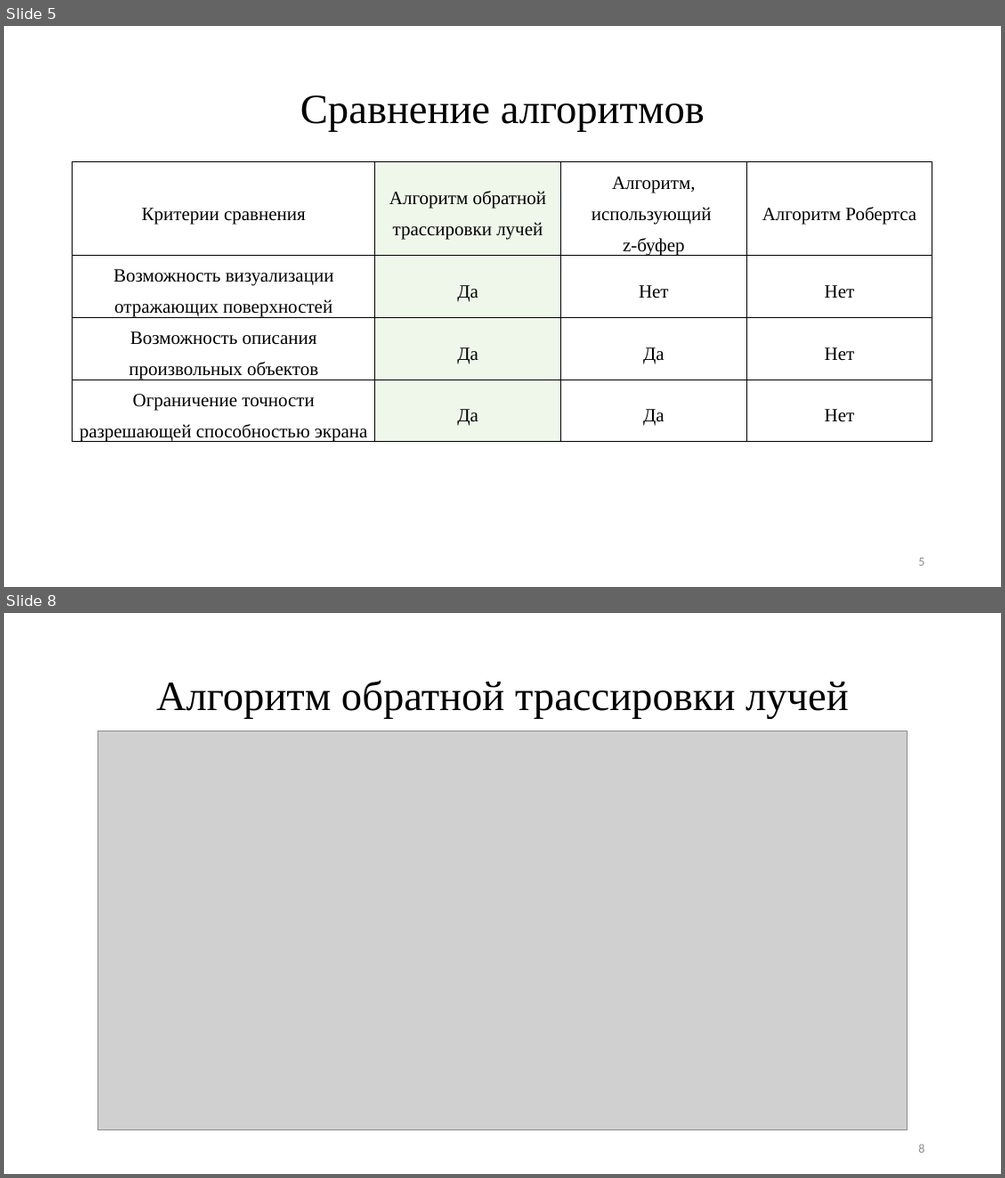
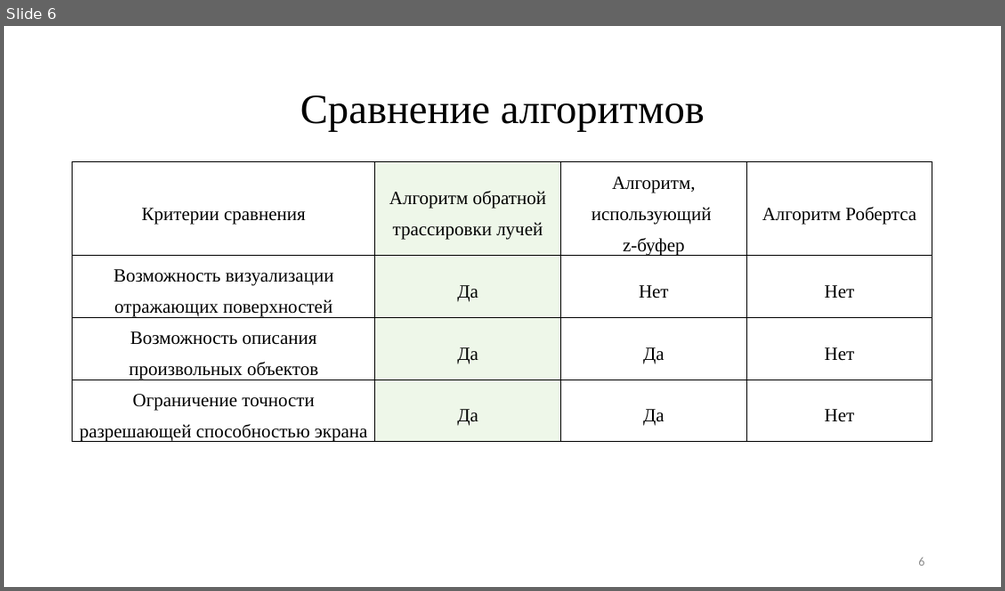
Before and after one commit to CakeForKit/cg_cp_info, a slide deck: ИУ7-52Б-Пермякова-Екатерина-Презентация-КГ.pptx. Shown one above the other, each under a label of ours: slides 5 and 8 before the commit, slide 6 after it; the slides between them are not shown. The pictures are 1005x1178 and 1005x591 pixels, drawn with LibreOffice and Linux fonts; fonts in the diff are those of the drawing; grey boxes stand for pictures. Boxes give left, top, right and bottom in pixels: in the first picture for what was removed or moved away, otherwise in the second. Text is boxed around its words. In the diff, an @@ line names an element or a change of style, - is before the commit and + after.

```diff
--- a/ИУ7-52Б-Пермякова-Екатерина-Презентация-КГ.pptx
+++ b/ИУ7-52Б-Пермякова-Екатерина-Презентация-КГ.pptx
@@ slide 8 removed at [4, 613, 1001, 1174], background #FFFFFF @@
@@ text removed at [156, 680, 849, 719] @@
-Алгоритм обратной трассировки лучей
@@ picture removed at [98, 731, 906, 1130] @@
@@ page number removed at [918, 1143, 924, 1152] @@
-8
@@ what was slide 5 is now slide 6 @@
```
Also in this commit, not shown: 4 slides changed, 3 slides added, 1 other slide removed, 12 other files.
